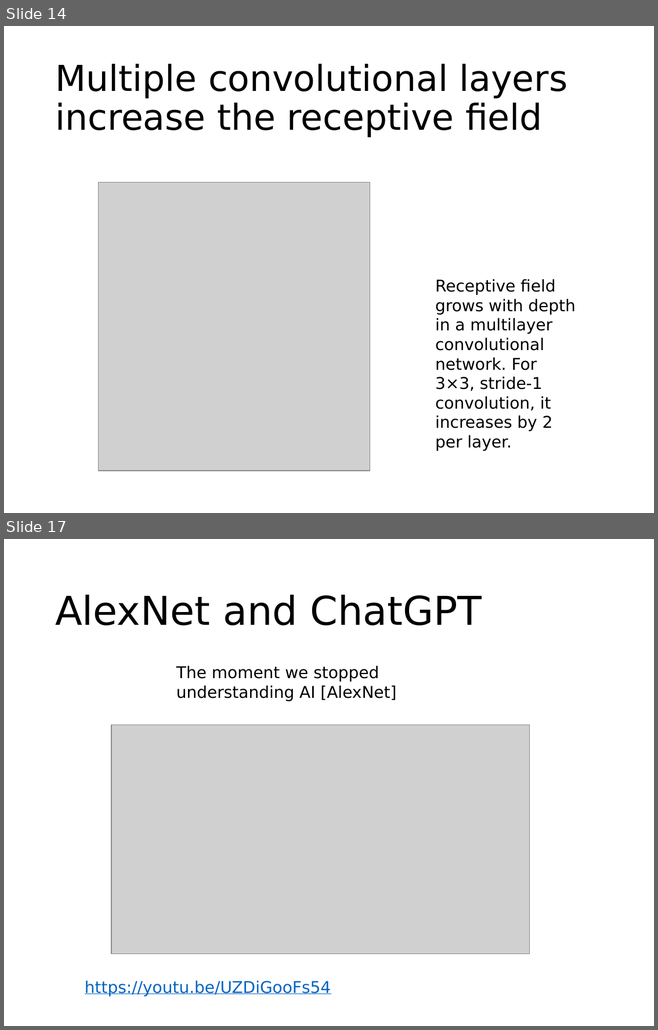
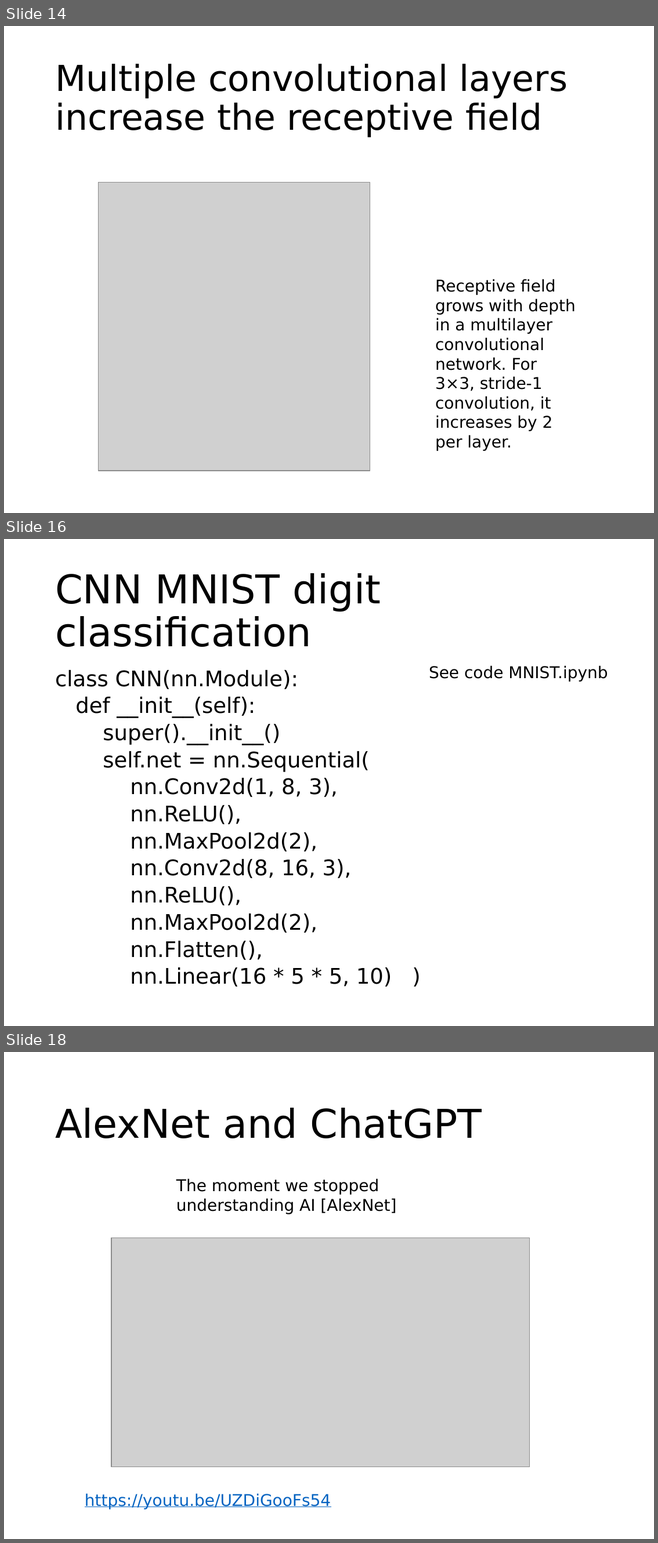
Before and after one commit to phywjs/phywjs.github.io, a slide deck: AIS5103/ML-slide-7.pptx. Shown one above the other, each under a label of ours: slides 14 and 17 before the commit, slides 14, 16 and 18 after it; the slides between them are not shown. The pictures are 658x1030 and 658x1543 pixels, drawn with LibreOffice and Linux fonts; fonts in the diff are those of the drawing; grey boxes stand for pictures. Boxes give left, top, right and bottom in pixels: in the first picture for what was removed or moved away, otherwise in the second. Text is boxed around its words. In the diff, an @@ line names an element or a change of style, - is before the commit and + after.

```diff
--- a/AIS5103/ML-slide-7.pptx
+++ b/AIS5103/ML-slide-7.pptx
@@ slide 16 added at (x1=4, y1=539, x2=654, y2=1026), background #FFFFFF @@
@@ title added at (x1=55, y1=573, x2=380, y2=647), 44 pt, text #000000 @@
+CNN MNIST digit classification
@@ text added at (x1=55, y1=670, x2=392, y2=987), 23.8 pt, text #000000 @@
+class CNN(nn.Module):
+def __init__(self):
+super().__init__()
+self.net = nn.Sequential(
+nn.Conv2d(1, 8, 3),
+nn.ReLU(),
+nn.MaxPool2d(2),
+nn.Conv2d(8, 16, 3),
+nn.ReLU(),
+nn.MaxPool2d(2),
+nn.Flatten(),
+nn.Linear(16 * 5 * 5, 10) )
@@ text added at (x1=429, y1=665, x2=607, y2=682), 18 pt, text #000000 @@
+See code MNIST.ipynb
@@ what was slide 17 is now slide 18 @@
```
Also in this commit, not shown: 5 slides changed, 1 other slide added, 1 slide removed, 3 other files.
